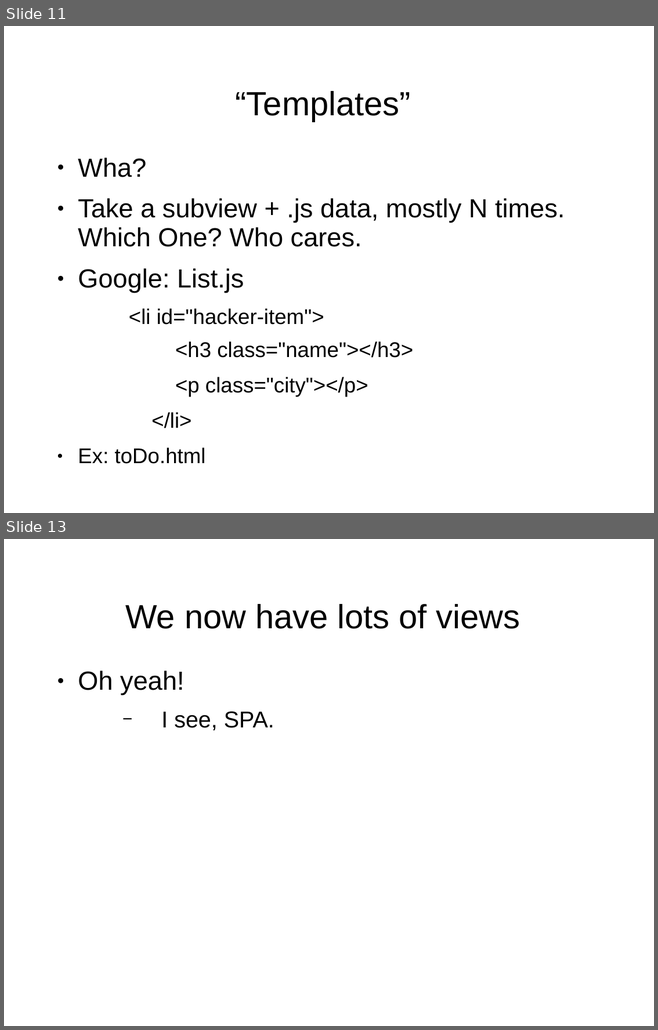
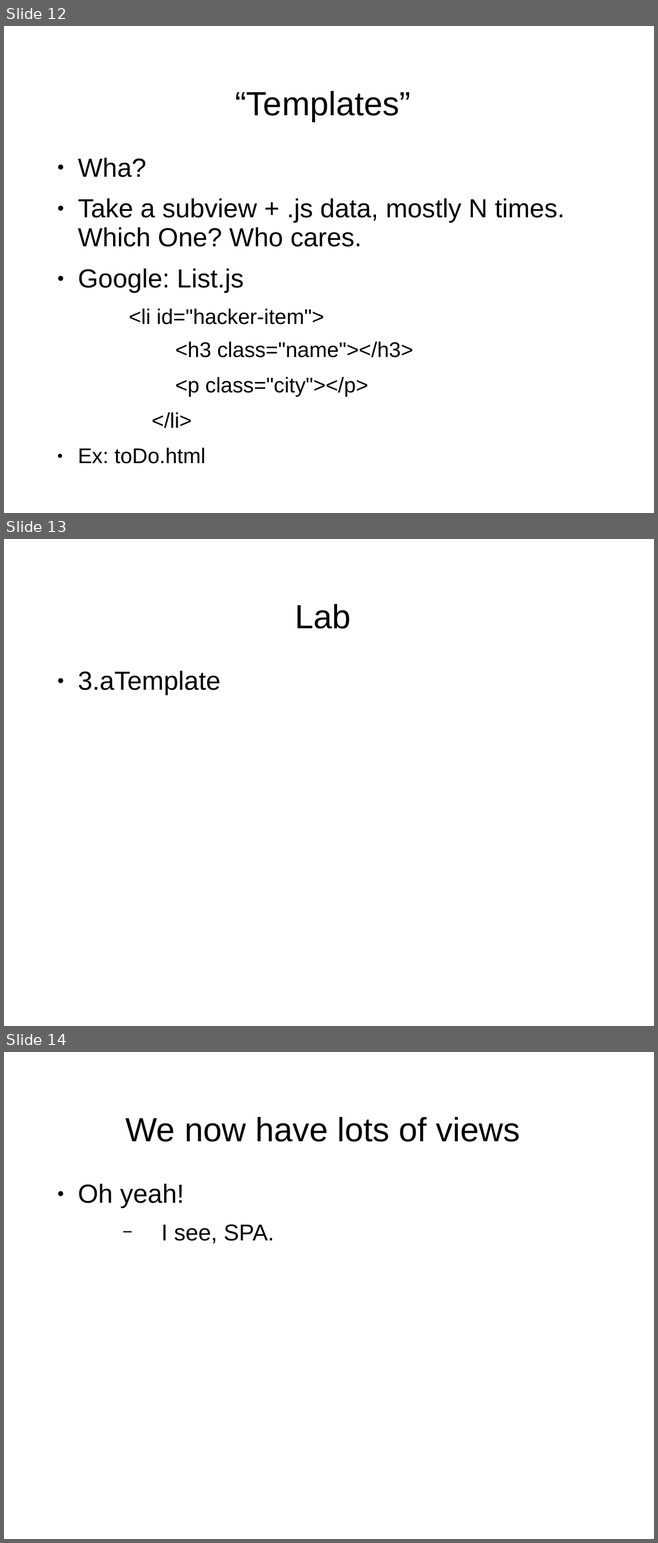
Before and after one commit to puppetMaster3/bikeSheding, a slide deck: training/2of2.ppt. Shown one above the other, each under a label of ours: slides 11 and 13 before the commit, slides 12, 13 and 14 after it; the slides between them are not shown. The pictures are 658x1030 and 658x1543 pixels, drawn with LibreOffice and Linux fonts; fonts in the diff are those of the drawing; background and template pictures are left out. Boxes give left, top, right and bottom in pixels: in the first picture for what was removed or moved away, otherwise in the second. Text is boxed around its words. In the diff, an @@ line names an element or a change of style, - is before the commit and + after.

```diff
--- a/training/2of2.ppt
+++ b/training/2of2.ppt
@@ slide 13 added at (x1=4, y1=539, x2=654, y2=1026), background picture (left out) @@
@@ title added at (x1=295, y1=604, x2=351, y2=629), 41 pt, text #000000 @@
+Lab
@@ text added at (x1=78, y1=671, x2=220, y2=694), 32 pt, text #000000 @@
+● 3.aTemplate
@@ what was slide 11 is now slide 12 @@
@@ what was slide 13 is now slide 14 @@
```
Also in this commit, not shown: 7 slides changed, 1 other slide added, 1 slide removed, 7 other files.
